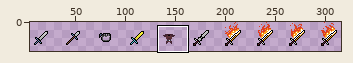
Sprite sheet, stored at images/items/Items.png. The picture above shows the old version from afar; the outline marks the close-up.
Close-up. Old version:
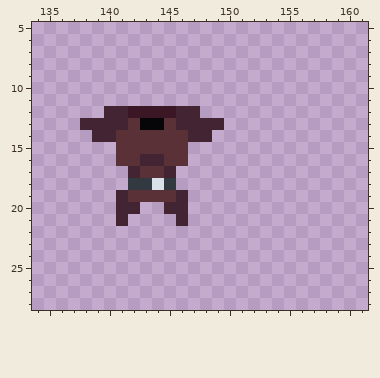
The file is 352x32 pixels. Shown: x 134..161, y 5..28. The wide view leaves out empty margins.
The result:
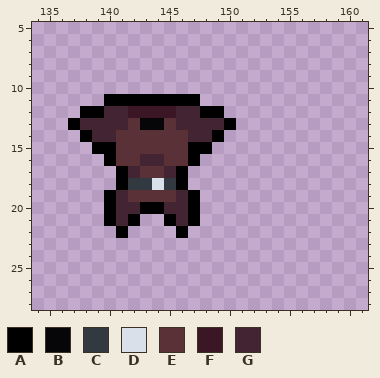
Palette (. is transparent): A #000000  B #060608  C #333941  D #dae0ea  E #5b3138  F #3b1725  G #422433
Changes in this commit:
@@ x 135..152 @@
 10 ..................
-11 ..................
-12 .....GGFFFFGG.....
-13 ...GGGGEBBEGGGG...
-14 ....GGEEEEEEGG....
-15 ......EEEEEE......
-16 ......EEGGEE......
-17 .......GEEG.......
-18 .......CCDC.......
-19 ......GEEEEG......
-20 ......GG..GG......
-21 ......G....G......
-22 ..................
+11 .....AAAAAAAA.....
+12 ...AAGGFFFFGGAA...
+13 ..AGGGGEBBEGGGGA..
+14 ...AGGEEEEEEGGA...
+15 ....AAEEEEEEAA....
+16 .....AEEGGEEA.....
+17 ......AGEEGA......
+18 ......ACCDCA......
+19 .....AGEEEEGA.....
+20 .....AGGAAGGA.....
+21 .....AGA..AGA.....
+22 ......A....A......
 23 ..................
